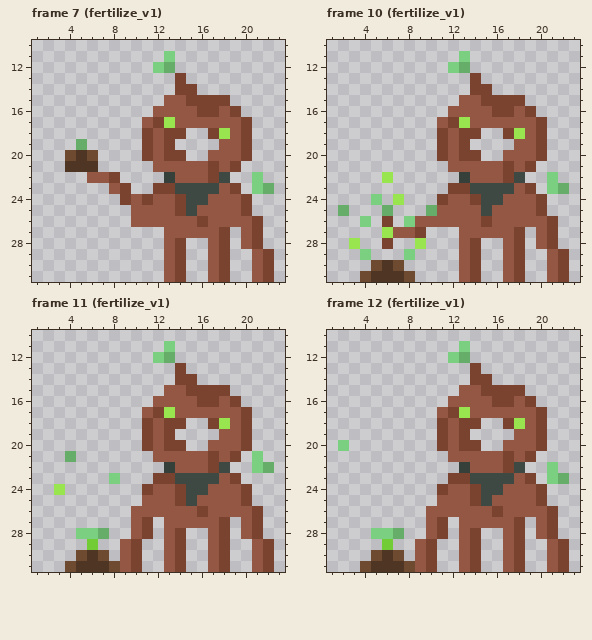
File history of a pixel-art file, TDS_Mod/ModSource/Yossele/Art/aseprite/YosseleFertilize-Sheet.aseprite. The picture above is the old version.
32x32 pixels, 24 frames. Shown: frame 7 (fertilize_v1): x 1..23, y 10..31; frame 10 (fertilize_v1): x 1..23, y 10..31; frame 11 (fertilize_v1): x 1..23, y 10..31; frame 12 (fertilize_v1): x 1..23, y 10..31. The commit also changed other frames, which this record leaves out.
The same view after the edit:
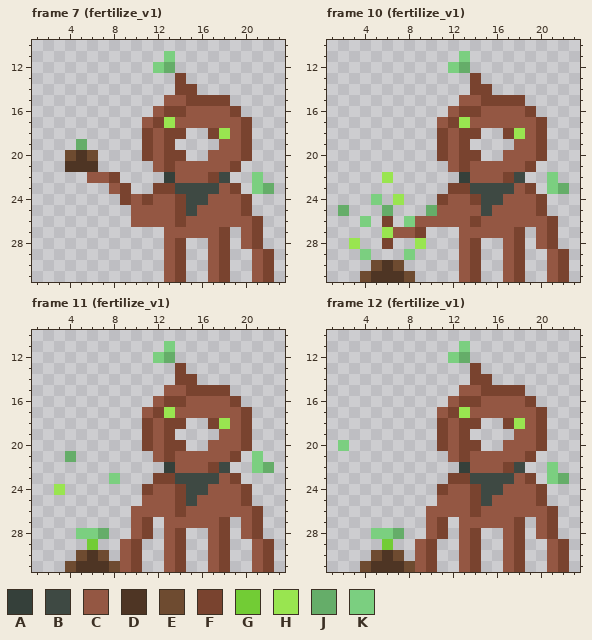
Palette (. is transparent): A #35403a  B #3e4943  C #945743  D #4e3524  E #6e4b30  F #79432f  G #72cc35  H #99e550  J #65ad69  K #7bcf80
Changes in this commit:
Frame 7 (fertilize_v1):
The edit turns colour F into colour C in row 16 at x 16 to 17; in row 21 at x 17; in row 26 at x 16.
The edit turns colour C into colour F in row 16 at x 13 to 14; in row 21 at x 13; in row 26 at x 14.
Frame 10 (fertilize_v1):
The edit turns colour F into colour C in row 16 at x 16 to 17; in row 21 at x 17; in row 26 at x 15.
The edit turns colour C into colour F in row 16 at x 13 to 14; in row 21 at x 13; in row 26 at x 14.
Frame 11 (fertilize_v1): the same change as frame 7 (fertilize_v1)
Frame 12 (fertilize_v1): the same change as frame 7 (fertilize_v1)
Pixel boxes of the changes (left, top, right, bottom) in both pictures:
changed: (164, 106, 219, 172)
changed: (175, 216, 208, 227)
changed: (459, 106, 514, 172)
changed: (470, 216, 492, 227)
changed: (164, 396, 219, 462)
changed: (175, 506, 208, 517)
changed: (459, 396, 514, 462)
changed: (470, 506, 503, 517)
